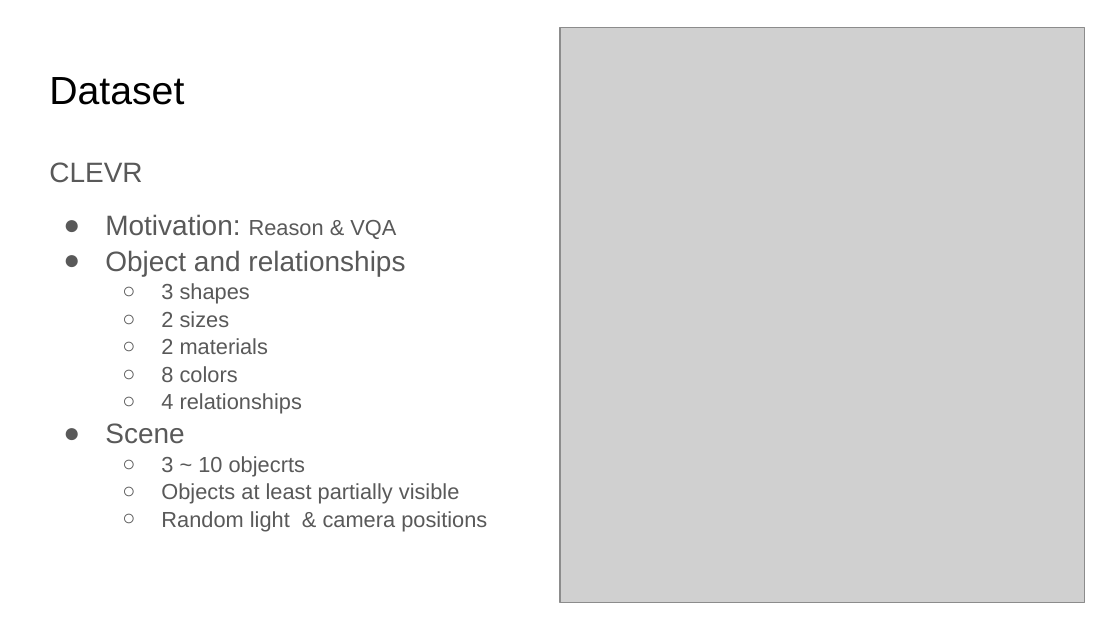
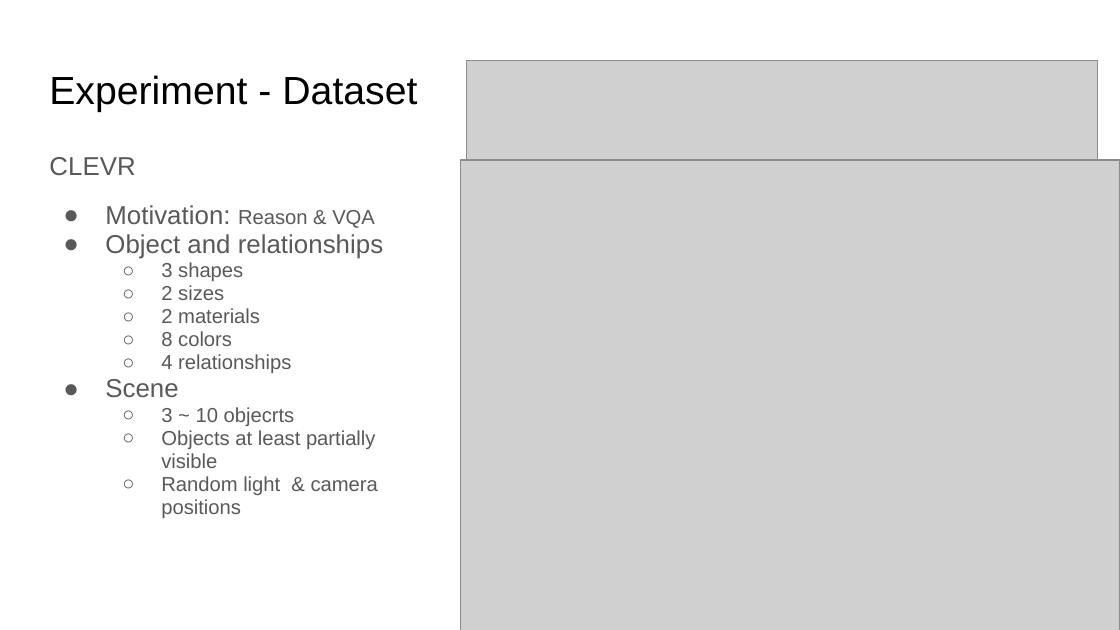
Before and after one commit to paul-tian/ITSEG-System-Engineering, a slide deck: slide 27 of Jiaohong_Yao/1/NS-CL.pptx (slide 18 before the commit). Drawn at 1120x630 pixels with LibreOffice and Linux fonts; fonts in the diff are those of the drawing; grey boxes stand for pictures. Boxes give left, top, right and bottom in pixels: in the first picture for what was removed or moved away, otherwise in the second. Text is boxed around its words. In the diff, an @@ line names an element or a change of style, - is before the commit and + after.

```diff
--- a/Jiaohong_Yao/1/NS-CL.pptx
+++ b/Jiaohong_Yao/1/NS-CL.pptx
@@ title at [49, 75, 417, 112]: text changed @@
-Dataset
+Experiment - Dataset
@@ picture added at [467, 60, 1098, 160] @@
@@ text "CLEVR" at [49, 157, 383, 518]: size 18 to 16.6 pt in "CLEVR", "Motivation:", "Object and relationships", "Scene"; size 14 to 12.9 pt in "Reason & VQA", "3 shapes", "2 sizes", "2 materials" and 5 more places; line spacing 1.05 to 0.95 @@
@@ picture: place and size @@
-picture at [560, 27, 1084, 603]
+picture at [460, 160, 1120, 630]
```
Also in this commit, not shown: 5 other slides changed, 22 slides added, 12 slides removed, 1 other file.
